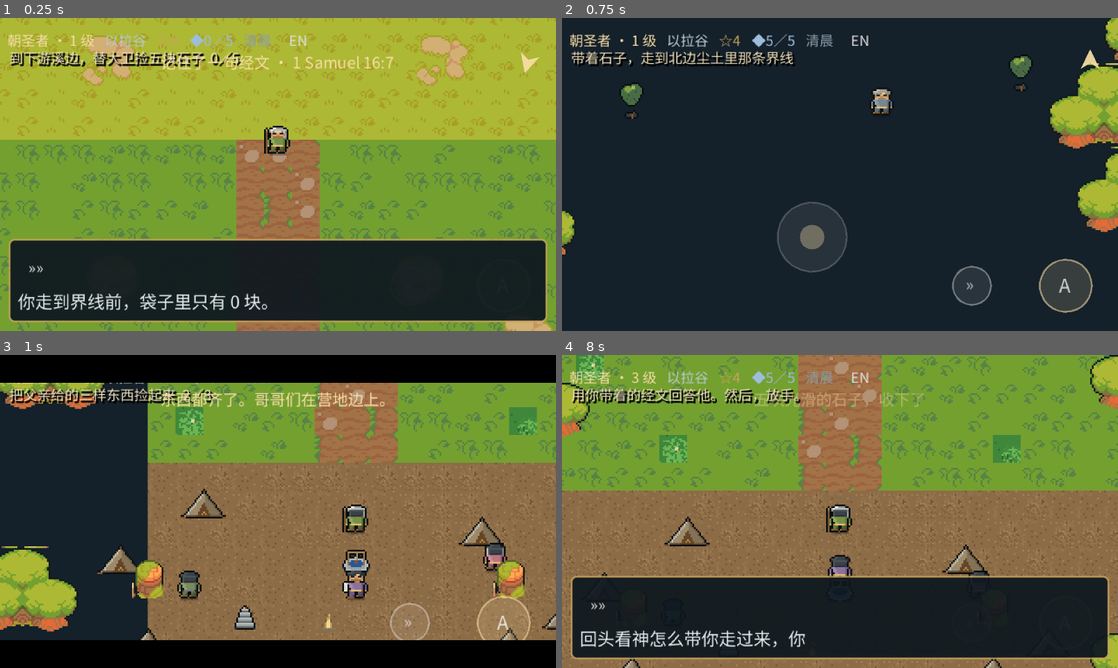
Above: before the commit, frames 1-4 (two rows, left to right).
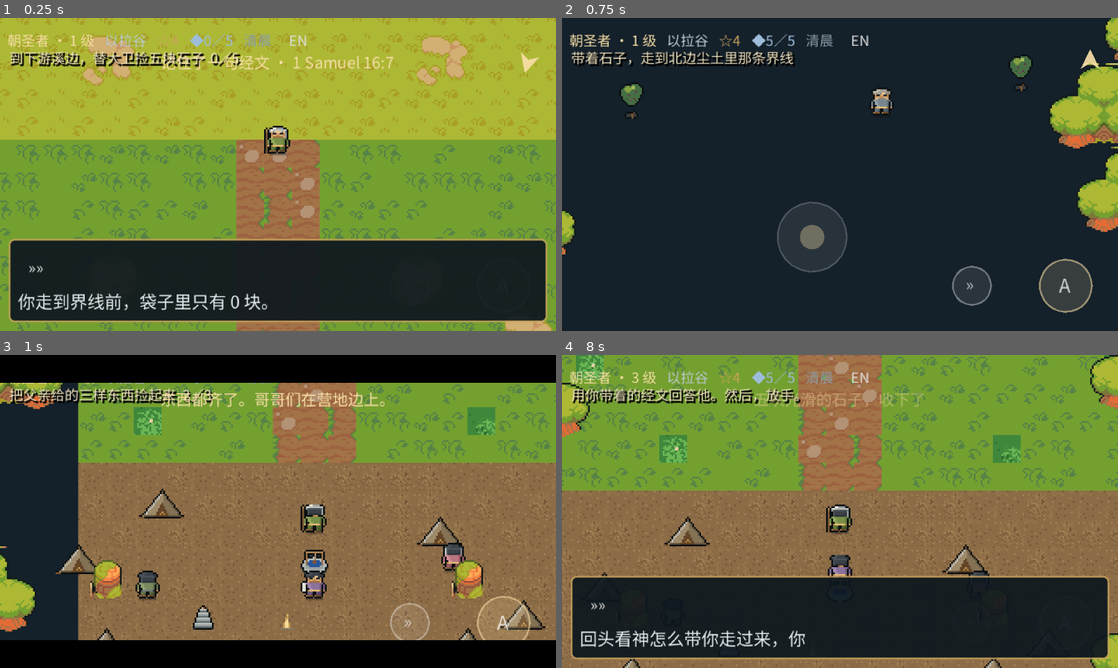
Above: after the commit, the same moments.

Repository: fongway94/WalkInCovenant
Game: Godot game, scene res://tests/smoke.tscn
The game is run twice, just before and just after one commit, with the same random seed, the same clock (stepped at 60 frames per second) and the same inputs. This scene is started directly instead of the project's main scene.
Inputs (mouse positions are in pixels of both pictures, inside the frame that each line leads up to):
- Up to frame 1 (0.25 s): no input
- Up to frame 2 (0.75 s): tap Enter (ui_accept) at 0.5 s; move the mouse to (812, 237) at 0.52 s; hold Up (move_up) from 0.53 s (still down); hold Z (interact) from 0.53 s (still down); click (812, 237) at 0.67 s
- Up to frame 3 (1 s): keep holding Up (move_up); keep holding Z (interact); tap Enter (ui_accept) at 0.77 s; tap Shift (run) at 0.8 s
- Up to frame 4 (8 s): release Up (move_up) at 1.25 s; release Z (interact) at 1.25 s; drag from (1006, 558) to (812, 574) at 1.27 s; move the mouse to (673, 464) at 2.02 s; hold Left (move_left) 2.03-2.75 s; hold Z (interact) 2.03-2.75 s; tap Shift (run) every 1.5 s from 2.3 to 6.8 s; drag from (867, 511) to (673, 464) at 2.77 s; move the mouse to (756, 433) at 3.52 s; hold Down (move_down) 3.53-4.25 s; hold Z (interact) 3.53-4.25 s; tap Enter (ui_accept) at 3.77, 6.77 s; drag from (962, 495) to (756, 433) at 4.27 s; move the mouse to (728, 527) at 5.02 s; hold Up (move_up) 5.03-5.75 s; hold Z (interact) 5.03-5.75 s; click (728, 527) at 5.17 s; drag from (895, 442) to (728, 527) at 5.77 s; move the mouse to (812, 574) at 6.52 s; hold Right (move_right) 6.53-7.25 s; hold Z (interact) 6.53-7.25 s; click "EN" at 7.25 s

Frames 1-2 are identical in both runs. In frame 3, 27% of the frame differs, in the area x 0-100%, y 8-92%; in frame 4, less than 0.1%.

Commit message:
the three reported bugs: repeated dialogue, an invisible quest item, a shrinking screen
A. One tap can arrive as two events, and the tap that closed a box was read as
   a fresh interaction, so a conversation restarted from line one. DialogueBox
   now emits closed, Region locks the A button for 0.35s after it, and
   Npc.talk() refuses while a box is already open.
B. The first provision sat inside the solid altar_stones prop, 35 tiles off
   camera. Provisions moved to free tiles, the errand starts where they are
   with a camera snap, and unclaimed pickups draw a chevron and a ground ring.
   The content lint now checks david_act tiles for solid ground and reachability.
C. stretch scale_mode was integer: a few pixels of resize dropped a whole scale
   step, which is the picture shrinking inside a black frame. Fractional now,
   with a gate in run_all so it cannot come back.

Co-authored-by: arena-agent <297053741+arena-agent@users.noreply.github.com>

Diff:
--- a/data/regions/elah.json
+++ b/data/regions/elah.json
@@ -1049,7 +1049,7 @@
     "id": "prov_bread",
     "sprite": "jar",
     "at": [
-     12,
+     14,
      45
     ]
    },
@@ -1057,7 +1057,7 @@
     "id": "prov_cheese",
     "sprite": "jar",
     "at": [
-     20,
+     18,
      45
     ]
    },
@@ -1146,6 +1146,10 @@
     "zh": "少年人",
     "actor": "boy"
    }
-  }
+  },
+  "start_at": [
+   16,
+   45
+  ]
  }
 }
--- a/project.godot
+++ b/project.godot
@@ -41,8 +41,13 @@
 ; expand, not keep: fills 19.5:9 and 20:9 phones instead of letterboxing them.
 ; The player simply sees a little more world on tall displays.
 window/stretch/aspect="expand"
-; integer: whole-number upscale only. This is what stops pixel shimmer.
-window/stretch/scale_mode="integer"
+; fractional, NOT integer. Integer scaling picks a whole-number factor, so a
+; few pixels of window change (a browser address bar sliding away, a phone
+; rotating, any resize) drops the factor by one whole step and the game
+; suddenly shrinks with black bars around it. That is the reported bug: the
+; picture gets smaller mid-play. Fractional fills the window at any size;
+; nearest filtering plus snap_2d keeps the pixels sharp.
+window/stretch/scale_mode="fractional"
 
 window/handheld/orientation="sensor_landscape"
 window/handheld/allow_hidpi=true
--- a/scripts/main/Main.gd
+++ b/scripts/main/Main.gd
@@ -383,6 +383,15 @@
 		return
 	var items: Array = da.get("items", [])
 	_provision_total = items.size()
+	# Stand him where the errand happens. He became David at the line in the
+	# dust, but the next beat is three days EARLIER and a day's walk south, and
+	# making the player walk that distance to find three small props was reported
+	# as "the quest item cannot be seen on the map".
+	var st: Array = da.get("start_at", [])
+	if st.size() == 2:
+		region.player.global_position = Vector2(float(st[0]) * 16.0 + 8.0,
+			float(st[1]) * 16.0 + 8.0)
+		region.snap_camera()
 	for it in items:
 		var at: Array = it.get("at", [0, 0])
 		region.spawn_pickup(str(it.get("id", "prov")), "provision",
--- a/scripts/story/DialogueBox.gd
+++ b/scripts/story/DialogueBox.gd
@@ -16,6 +16,11 @@
 ## input at all, it closes itself and hands the controls back (playtest 5: "i
 ## stuck at here cant get out"). Long enough that a slow reader never sees it.
 const HANG_SECS := 40.0
+
+## Emitted when a beat ends, however it ends. Region listens so that the very
+## tap which closes a box cannot also count as "talk to this person" — that is
+## the dialogue-repeats bug (playtest 8: "the dialogue appears three times").
+signal closed
 
 var panel: PanelContainer = null
 var portrait: TextureRect = null
@@ -312,6 +317,7 @@
 	choice_box.visible = false
 	_clear_choices()
 	AudioDirector.duck(false)
+	closed.emit()
 	var done := _on_done
 	_on_done = Callable()          # one shot: never unpause twice, never leak
 	if done.is_valid():
--- a/scripts/world/Npc.gd
+++ b/scripts/world/Npc.gd
@@ -240,6 +240,11 @@
 func talk() -> void:
 	if player == null or dialogue == null:
 		return
+	if dialogue.is_open():
+		# One beat at a time. A second call while a box is up used to replace
+		# the box underneath the player's finger, which is what "the dialogue
+		# repeats" looked like.
+		return
 	state = State.TALK
 	_moving = false
 	face_toward(player.global_position)
--- a/scripts/world/Region.gd
+++ b/scripts/world/Region.gd
@@ -10,6 +10,10 @@
 const TILE := 16.0
 const PICK_RANGE := 10.0
 const TALK_RANGE := 20.0
+## How long after a box closes the A button is ignored. Long enough to swallow
+## the tap that closed it (one tap can arrive as a touch AND an action), short
+## enough that nobody waiting to talk again ever notices.
+const INTERACT_LOCK := 0.35
 
 @export var region_id := "elah"
 
@@ -30,6 +34,8 @@
 var _props_meta: Dictionary = {}
 var _tiles_meta: Dictionary = {}
 var _paused := false
+var _interact_lock := 0.0
+var _mark_t := 0.0
 
 signal region_ready
 signal pickup_taken(id: String)
@@ -79,6 +85,7 @@
 	dialogue = DialogueBox.new()
 	add_child(dialogue)
 	dialogue.hide_box()
+	dialogue.closed.connect(func(): _interact_lock = INTERACT_LOCK)
 
 	_ys = Node2D.new()
 	_ys.y_sort_enabled = true
@@ -163,7 +170,7 @@
 	if tex != null:
 		var sp := Sprite2D.new()
 		sp.texture = tex
-		sp.scale = Vector2(0.6, 0.6)
+		sp.scale = Vector2(0.85, 0.85)
 		node.add_child(sp)
 	_ys.add_child(node)
 	pickups.append({"id": id, "kind": kind, "node": node,
@@ -213,9 +220,14 @@
 
 
 # ── per-frame world simulation ──────────────────────────────────────────
-func _process(_delta: float) -> void:
+func _process(delta: float) -> void:
+	_mark_t += delta
+	if _interact_lock > 0.0:
+		_interact_lock = maxf(0.0, _interact_lock - delta)
 	if _paused or model == null or player == null:
 		return
+	if _unclaimed():
+		queue_redraw()
 	_check_pickups()
 	_check_triggers()
 	_check_exits()
@@ -309,7 +321,7 @@
 
 
 func _unhandled_input(event: InputEvent) -> void:
-	if _paused:
+	if _paused or _interact_lock > 0.0:
 		return
 	if event.is_action_pressed("interact"):
 		var n := nearest_interactable()
@@ -319,6 +331,45 @@
 			get_viewport().set_input_as_handled()
 
 
+## True while any pickup is still out there. Drives the marker redraw.
+func _unclaimed() -> bool:
+	for it in pickups:
+		if not bool(it.get("got", false)):
+			return true
+	return false
+
+
+## Put the camera where the player is, with no glide. Used after a story
+## teleport (David's errand begins in Bethlehem, not at the line).
+func snap_camera() -> void:
+	if cam != null and player != null:
+		cam.set_follow(player)
+
+
+## Markers over unclaimed pickups: a gold chevron for quest items, a pale one
+## for stones. Playtest 8: "the required item cannot be seen on the map" — the
+## sprite is 10 px on grass, so it needs to announce itself.
+func _draw() -> void:
+	for it in pickups:
+		if bool(it.get("got", false)):
+			continue
+		var node: Node2D = it["node"]
+		if not is_instance_valid(node):
+			continue
+		var p := node.global_position
+		var bob := sin(_mark_t * 2.6 + p.x * 0.11) * 1.5
+		var quest: bool = str(it.get("kind", "")) != "stone"
+		var col := Color(0.98, 0.86, 0.55, 0.95) if quest else Color(0.80, 0.92, 0.96, 0.9)
+		# a faint ring on the ground, so the item reads as "stand here"
+		draw_arc(p + Vector2(0, 4), 5.0, 0.0, TAU, 14, Color(col, col.a * 0.45), 1.0)
+		var ty := p.y - 13.0 + bob
+		var pts := PackedVector2Array()
+		pts.append(Vector2(p.x - 3, ty))
+		pts.append(Vector2(p.x + 3, ty))
+		pts.append(Vector2(p.x, ty + 4))
+		draw_colored_polygon(pts, col)
+
+
 func is_paused() -> bool:
 	return _paused
 
--- a/tests/run_all.gd
+++ b/tests/run_all.gd
@@ -29,6 +29,7 @@
 		pmeta[p["key"]] = {"w_tiles": p["footprint"][0], "h_tiles": p["footprint"][1],
 			"solid": p["solid"]}
 
+	_check_display()
 	var regions := ["elah"]
 	for rid in regions:
 		_check_region(rid, tiles, pmeta)
@@ -39,6 +40,23 @@
 	else:
 		printerr("run_all: %d FAILURE(S)" % failures)
 		quit(1)
+
+
+## What the player's screen does is content too. Integer stretch scaling picks a
+## whole-number factor, so a window that changes by a few pixels drops a whole
+## step and the game shrinks into black bars mid-play (playtest 8, bug C). That
+## is a one-line regression in project.godot, so it gets a one-line gate.
+func _check_display() -> void:
+	var mode := str(ProjectSettings.get_setting("display/window/stretch/scale_mode", "fractional"))
+	if mode == "integer":
+		_fail("stretch scale_mode is integer: the picture will shrink and letterbox on resize")
+	else:
+		_ok("display scales fractionally (no black bars on resize)")
+	var aspect := str(ProjectSettings.get_setting("display/window/stretch/aspect", "keep"))
+	if aspect != "expand":
+		_fail("stretch aspect is '%s': tall phones get letterboxed" % aspect)
+	else:
+		_ok("display expands to fill tall screens")
 
 
 func _read_json(path: String) -> Dictionary:
@@ -103,7 +121,28 @@
 		var t := Vector2i(int(it["at"][0]), int(it["at"][1]))
 		if m.solid_at_tile(t.x, t.y):
 			_fail("%s: item %s at %s is inside a solid tile" % [rid, it.get("id"), t])
-	_ok("spawn / npcs / items all on walkable ground")
+	# David's provisions are spawned at runtime, so nothing at load time noticed
+	# that one of them sat inside a solid altar prop: "the quest item cannot be
+	# seen on the map". Same rule, same place, checked here instead.
+	for it in (m.david_act.get("items", []) as Array):
+		var t := Vector2i(int(it["at"][0]), int(it["at"][1]))
+		if m.solid_at_tile(t.x, t.y):
+			_fail("%s: provision %s at %s is inside a solid tile or prop" % [rid, it.get("id"), t])
+		if m.path(m.spawn, t).is_empty():
+			_fail("%s: no walkable path from spawn to provision %s" % [rid, it.get("id")])
+	var ba: Array = m.david_act.get("brothers_at", [])
+	if ba.size() == 2:
+		var bt := Vector2i(int(ba[0]), int(ba[1]))
+		if m.solid_at_tile(bt.x, bt.y):
+			_fail("%s: the brothers' post %s is solid" % [rid, bt])
+		if m.path(m.spawn, bt).is_empty():
+			_fail("%s: no walkable path to the brothers' post" % rid)
+	var sa: Array = m.david_act.get("start_at", [])
+	if sa.size() == 2:
+		var st := Vector2i(int(sa[0]), int(sa[1]))
+		if m.solid_at_tile(st.x, st.y):
+			_fail("%s: the errand starts on a solid tile %s" % [rid, st])
+	_ok("spawn / npcs / items / provisions all on walkable ground")
 
 	# 3. reachability
 	for n in m.npcs:
@@ -135,6 +174,11 @@
 				_has_both(line.get("text"), "%s:trigger %s %s" % [rid, td.get("id"), key])
 	for line in m.briefing:
 		_has_both(line.get("text"), "%s:briefing line" % rid)
+	for key in ["lines", "brothers"]:
+		for line in (m.david_act.get(key, []) as Array):
+			_has_both(line.get("text"), "%s:david_act %s" % [rid, key])
+	for sp in (m.david_act.get("speakers", {}) as Dictionary).values():
+		_has_both(sp, "%s:david_act speaker name" % rid)
 	# The chapter ending and the HUD's objective lines are player-facing prose
 	# too. They are the newest way text reaches a player and the easiest to leave
 	# half-translated: one is shown once, at the very end, and the other is a
--- a/tests/smoke.gd
+++ b/tests/smoke.gd
@@ -192,7 +192,17 @@
 		_check(region.dialogue._open, "%s speaks when you press A" % id)
 		_check(region.dialogue.portrait.texture != null or not region.dialogue.portrait.visible,
 			"%s gets a portrait without a script error" % id)
+		# BUG A, asserted at the seam where it happened: pressing A while a box is
+		# already up must not replace it, and the tap that closes a box must not
+		# count as a fresh interaction (that is how one conversation appeared to
+		# replay itself).
+		var beat_before := int(region.dialogue._box_id)
+		npc.talk()
+		_check(int(region.dialogue._box_id) == beat_before,
+			"a second A press does not restart %s's line" % id)
 		_drain(region.dialogue)
+		_check(region._interact_lock > 0.0,
+			"the tap that closed %s cannot also re-open %s" % [id, id])
 		_check(not region._paused, "talking to %s releases the world" % id)
 	var carried: Array = GameState.data["words"]
 	_check(carried.size() == 4, "four verses were handed over (got %d)" % carried.size())
@@ -249,6 +259,19 @@
 		if str(it.get("kind", "")) == "provision":
 			prov_spawned += 1
 	_check(prov_spawned == 3, "three provisions are laid out in Bethlehem (got %d)" % prov_spawned)
+	# BUG B: "the item cannot be seen on the map". One provision used to sit
+	# inside a solid altar prop four tiles from anywhere the camera looked.
+	var dact: Dictionary = region.model.david_act
+	var farthest := 0.0
+	for it in dact.get("items", []):
+		var at: Array = it["at"]
+		var tx := int(at[0]); var ty := int(at[1])
+		if region.model.solid_at_tile(tx, ty):
+			_check(false, "provision %s is inside a solid tile or prop" % it.get("id"))
+		var d := Vector2(float(tx) * 16.0 + 8.0, float(ty) * 16.0 + 8.0)
+		farthest = maxf(farthest, d.distance_to(region.player.global_position) / 16.0)
+	_check(farthest <= 6.0,
+		"every provision is within six tiles of the errand start (%.1f)" % farthest)
 
 	# collecting them: walk onto each tile, exactly as a thumb would
 	var prov_tiles := []
Not shown, changed: docs/WORLD.md
